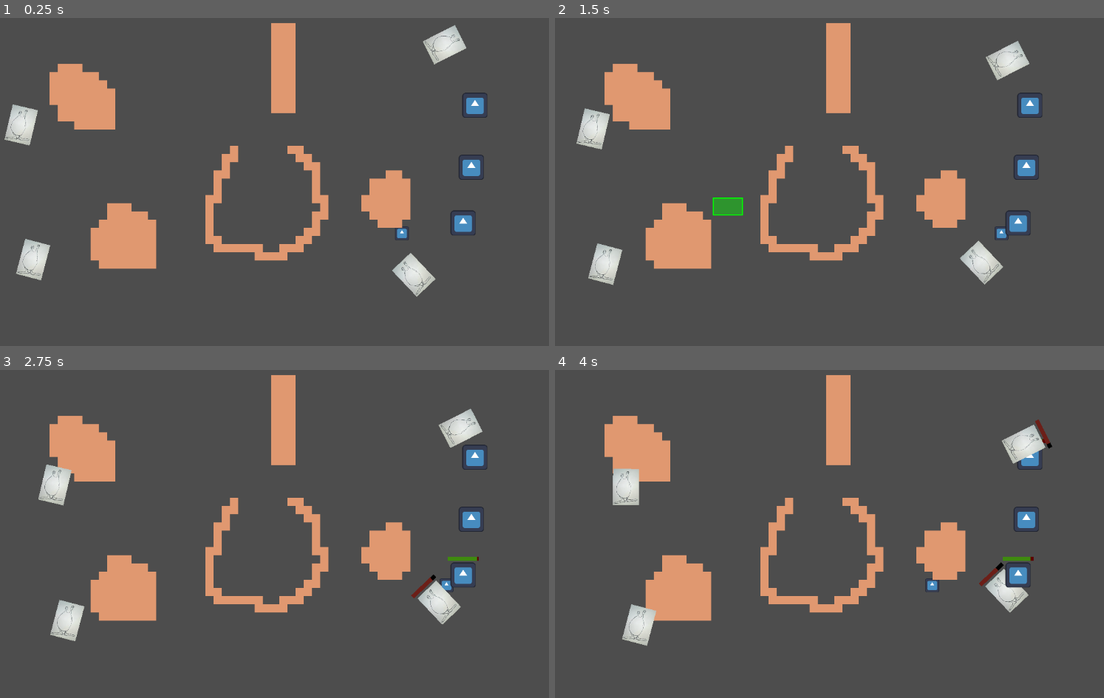
Above: before the commit, frames 1-4 (two rows, left to right).
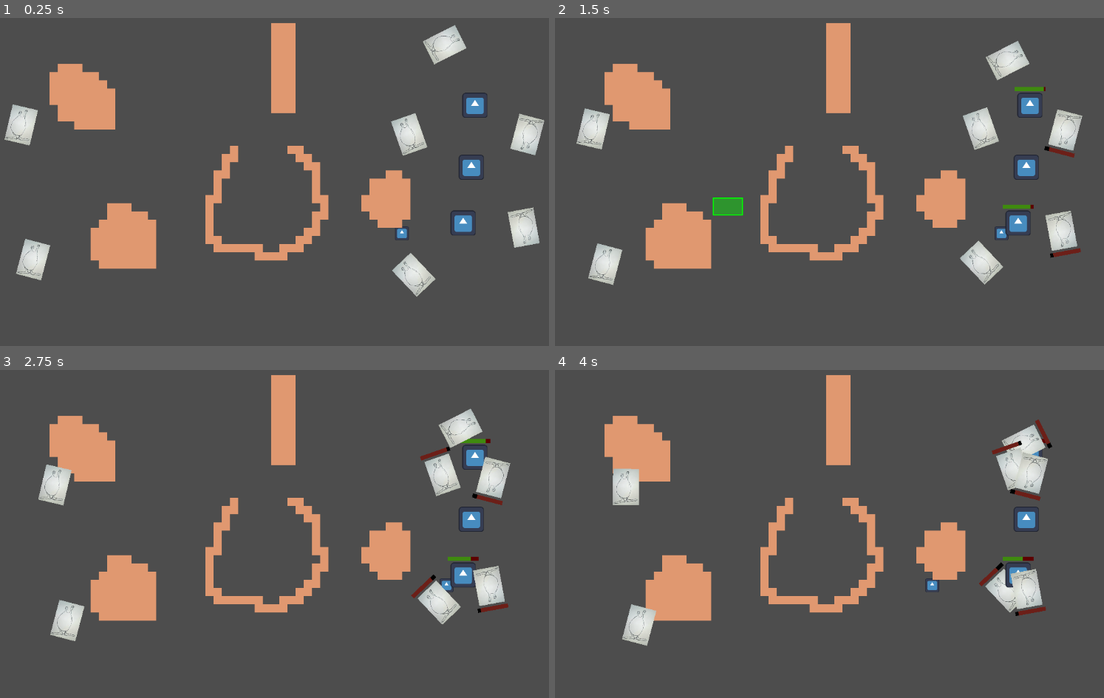
Above: after the commit, the same moments.

Repository: holonkai/GAMEJAM
Game: Godot game, scene res://Levels/Test_Level.tscn
Same seed, same stepped clock (60 frames per second), same inputs: the game is played once before the commit and once after it. The engine's default icon, where the game draws it, is replaced by a stand-in: a white triangle on a blue panel in a dark square.
Inputs (mouse positions are in pixels of both pictures, inside the frame that each line leads up to):
- Up to frame 1 (0.25 s): no input
- Up to frame 2 (1.5 s): move the mouse to (961, 162) at 0.52 s; hold Right (ui_right) 0.53-1.25 s; click (961, 162) at 0.67 s; drag from (714, 195) to (802, 247) at 1.27 s
- Up to frame 3 (2.75 s): move the mouse to (334, 458) at 2.02 s; hold Right (ui_right) from 2.03 s (still down)
- Up to frame 4 (4 s): release Right (ui_right) at 2.75 s; drag from (802, 599) to (653, 481) at 2.77 s; move the mouse to (1010, 583) at 3.52 s; hold Left (ui_left) from 3.53 s (still down)

The runs differ from the first frame. In frame 1, 1.6% of the frame differs, in the area x 71-100%, y 29-71%; in frame 2, 1.9%; in frame 3, 1.9%, in the area x 76-94%, y 20-75%; in frame 4, 1.6%.

Commit message:
fixed crashing bug with enemy control

Diff:
--- a/Levels/Test_Level.tscn
+++ b/Levels/Test_Level.tscn
@@ -5,7 +5,7 @@
 [ext_resource type="Texture2D" uid="uid://ituvwh1w0aos" path="res://mars-dunes-8col-16bit565-2.png" id="3_vctyh"]
 [ext_resource type="PackedScene" uid="uid://dxyx5cgf2lc4x" path="res://Prefabs/enemy.tscn" id="4_06isw"]
 [ext_resource type="PackedScene" uid="uid://wsbyuab5gqmv" path="res://Prefabs/minion.tscn" id="5_sderq"]
-[ext_resource type="PackedScene" uid="uid://rx6crdc14vrq" path="res://Prefabs/control.tscn" id="6_3k0j6"]
+[ext_resource type="PackedScene" uid="uid://rx6crdc14vrq" path="res://Prefabs/MinionControl.tscn" id="6_3k0j6"]
 [ext_resource type="PackedScene" uid="uid://b7cvmm237m0dq" path="res://Prefabs/enemy_control.tscn" id="7_tmva4"]
 
 [sub_resource type="CircleShape2D" id="CircleShape2D_0hol4"]
@@ -471,3 +471,12 @@
 
 [node name="Enemy5" parent="." instance=ExtResource("4_06isw")]
 position = Vector2(897, 61)
+
+[node name="Enemy4" parent="." instance=ExtResource("4_06isw")]
+position = Vector2(839, 240)
+
+[node name="Enemy6" parent="." instance=ExtResource("4_06isw")]
+position = Vector2(1068, 223)
+
+[node name="Enemy7" parent="." instance=ExtResource("4_06isw")]
+position = Vector2(1057, 405)
--- a/Scripts/EnemyControl.gd
+++ b/Scripts/EnemyControl.gd
@@ -6,7 +6,7 @@
 
 	var targets=get_tree().get_nodes_in_group("selectableUnits")
 	if(targets.size()<1):
-		return
+		return pos
 	var closest=targets[0].global_position
 	for target in targets:
 		if((pos-target.global_position).length()<(pos-closest).length()):
@@ -16,12 +16,13 @@
 func move_enemies():
 	#telling the enemies where to move
 	var units=get_tree().get_nodes_in_group("Enemies")
-
-	for i in units.size():
-		var position=targetSelection(units[i].global_position)
-		var path=NavigationServer2D.map_get_path(map, snap_to_map(units[i].global_position), snap_to_map(position),true)
-		#print(path)
-		units[i].move(path)
+	if(units.size()>1):
+		for i in units.size():
+			var position=targetSelection(units[i].global_position)
+			print(units.size())
+			var path=NavigationServer2D.map_get_path(map, snap_to_map(units[i].global_position), snap_to_map(position),true)
+			#print(path)
+			units[i].move(path)
 
 func snap_to_map(pos: Vector2):
 	#gets the closest map point
Renamed: Prefabs/control.tscn -> Prefabs/MinionControl.tscn
